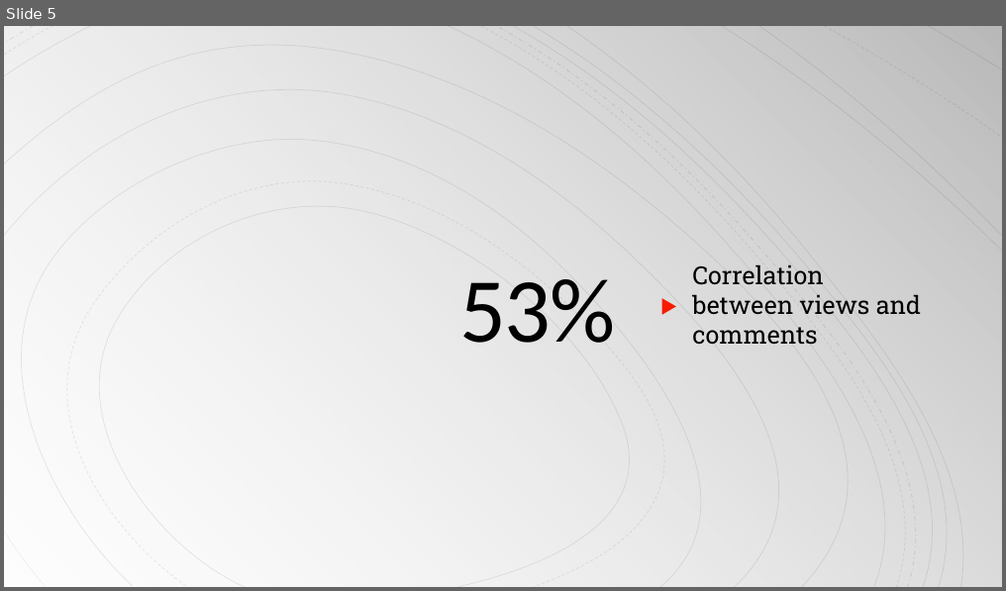
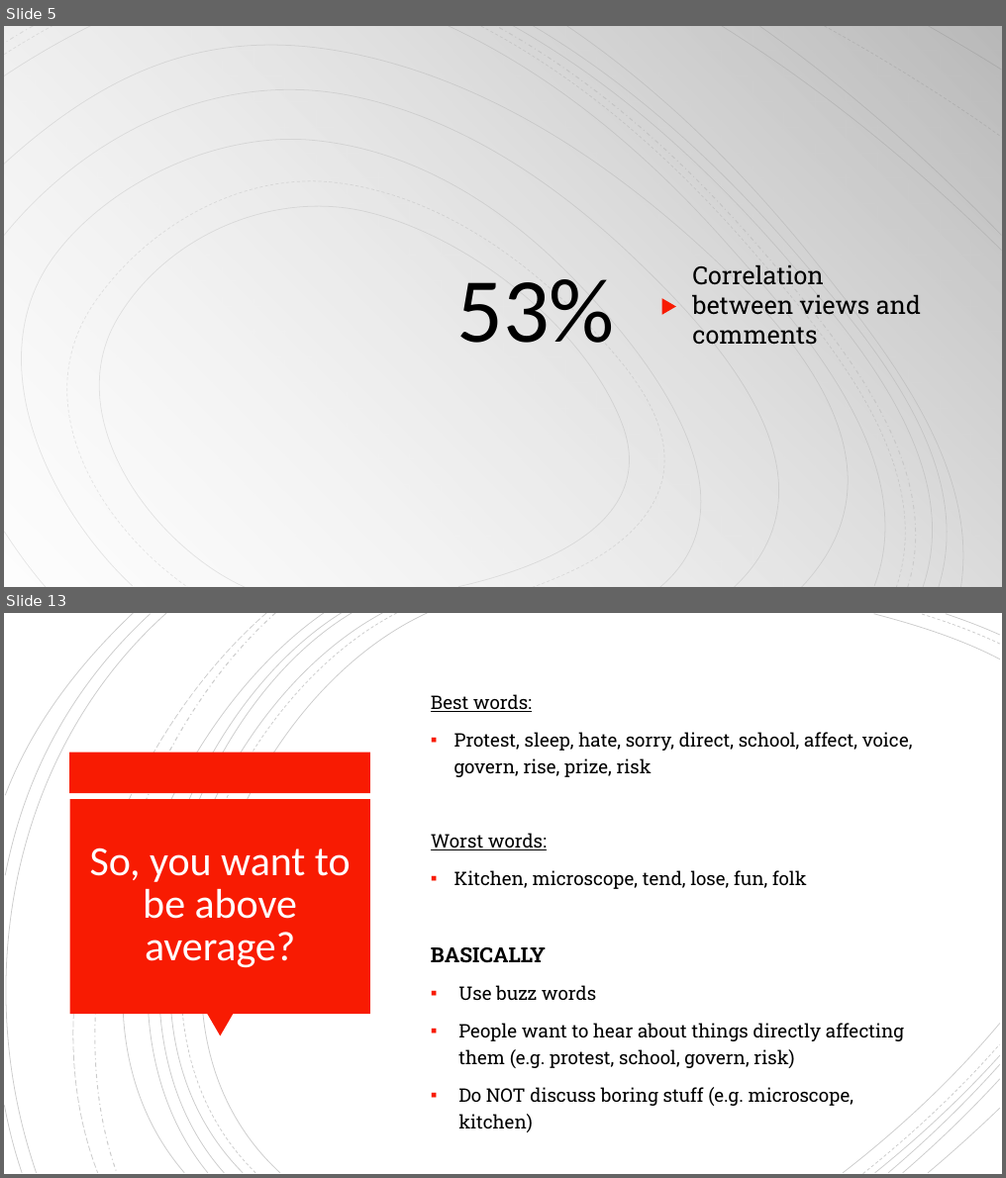
Before and after one commit to reeves17/3360project, a slide deck: Final Presentation.pptx. Shown one above the other, each under a label of ours: slide 5 before the commit, slides 5 and 13 after it; the slides between them are not shown. The pictures are 1006x591 and 1006x1178 pixels, drawn with LibreOffice and Linux fonts; fonts in the diff are those of the drawing. Boxes give left, top, right and bottom in pixels: in the first picture for what was removed or moved away, otherwise in the second. Text is boxed around its words. In the diff, an @@ line names an element or a change of style, - is before the commit and + after.

```diff
--- a/Final Presentation.pptx
+++ b/Final Presentation.pptx
@@ slide 13 added at (4,613,1002,1174), background #FFFFFF; not listed: 16 template elements that a slide beside it also shows @@
@@ text added at (431,694,913,1133), 18 pt, text #000000 @@
+Best words:
+▪ Protest, sleep, hate, sorry, direct, school, affect, voice, govern, rise, prize, risk
+Worst words:
+▪ Kitchen, microscope, tend, lose, fun, folk
+BASICALLY
+▪ Use buzz words
+▪ People want to hear about things directly affecting them (e.g. protest, school, govern, risk)
+▪ Do NOT discuss boring stuff (e.g. microscope, kitchen)
@@ rectangle added at (70,753,371,793), fill #F81B02 @@
@@ rectangle added at (70,799,370,1014), fill #F81B02 @@
@@ title added at (90,848,350,968), 40 pt, text #FFFEFF @@
+So, you want to be above average?
@@ triangle added at (207,1014,233,1037), fill #F81B02 @@
@@ group added at (844,1023,1000,1173): 5 freeform shapes @@
@@ slide 5 changed as well @@
@@ title "53%" at (456,279,614,343): letter spacing -1.5 to 0 pt @@
```
Also in this commit, not shown: 5 other slides changed, 13 other slides added, 2 slides removed.
